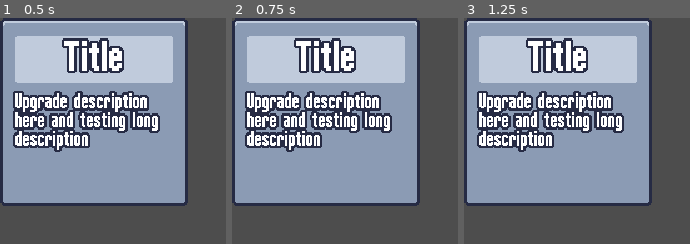
Above: before the commit, frames 1-3 (left to right).
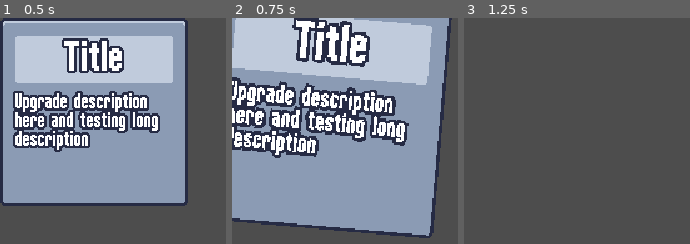
Above: after the commit, the same moments.

Repository: jrenato/dungeon_survival
Game: Godot game, scene res://src/ui/ability_upgrade_card.tscn
Same seed, same stepped clock (60 frames per second), same inputs: the game is played once before the commit and once after it. This scene is started directly instead of the project's main scene.
Inputs (mouse positions are in pixels of both pictures, inside the frame that each line leads up to):
- Up to frame 1 (0.5 s): no input
- Up to frame 2 (0.75 s): tap Enter at 0.5 s; move the mouse to (324, 110) at 0.52 s; press the mouse at (324, 110) at 0.53 s; hold D (move_right) from 0.53 s (still down)
- Up to frame 3 (1.25 s): keep holding D (move_right)

Frame 1 is identical in both runs. In frame 2, 48% of the frame differs, in the area x 0-98%, y 0-98%; in frame 3, 69%, in the area x 0-84%, y 0-84%.

Commit message:
Added animations to ability card

Diff:
--- a/src/ui/ability_upgrade_card.gd
+++ b/src/ui/ability_upgrade_card.gd
@@ -1,15 +1,30 @@
 extends PanelContainer
-
+class_name AbilityUpgradeCard
 
 signal selected(ability_upgrade: AbilityUpgrade)
 
-
+@onready var animation_player: AnimationPlayer = $AnimationPlayer
+@onready var hover_animation_player: AnimationPlayer = $HoverAnimationPlayer
 @onready var name_label: Label = %NameLabel
 @onready var description_label: Label = %DescriptionLabel
+
+var disabled : bool = false
 
 
 func _ready() -> void:
 	gui_input.connect(_on_gui_input)
+	mouse_entered.connect(_on_mouse_entered)
+
+
+func play_enter(delay : float = 0) -> void:
+	modulate = Color.TRANSPARENT
+	await get_tree().create_timer(delay).timeout
+	animation_player.play("enter")
+
+
+func play_discard(delay : float = 0) -> void:
+	await get_tree().create_timer(delay).timeout
+	animation_player.play("discard")
 
 
 func set_ability_upgrade(upgrade: AbilityUpgrade) -> void:
@@ -17,6 +32,27 @@
 	description_label.text = upgrade.description
 
 
+func select_card() -> void:
+	disabled = true
+	animation_player.play("select")
+
+	for other_card in get_tree().get_nodes_in_group("upgrade_cards"):
+		if other_card != self:
+			other_card.play_discard()
+
+	await animation_player.animation_finished
+	selected.emit()
+
+
 func _on_gui_input(event: InputEvent) -> void:
+	if disabled:
+		return
+
 	if event.is_action_pressed("left_click"):
-		selected.emit()
+		select_card()
+
+
+func _on_mouse_entered() -> void:
+	if disabled:
+		return
+	hover_animation_player.play("hover")
--- a/src/ui/ability_upgrade_card.tscn
+++ b/src/ui/ability_upgrade_card.tscn
@@ -1,13 +1,187 @@
-[gd_scene load_steps=2 format=3 uid="uid://ct578uf4s3vlp"]
+[gd_scene load_steps=10 format=3 uid="uid://ct578uf4s3vlp"]
 
 [ext_resource type="Script" path="res://src/ui/ability_upgrade_card.gd" id="1_smwqr"]
 
-[node name="AbilityUpgradeCard" type="PanelContainer"]
+[sub_resource type="Animation" id="Animation_dopo2"]
+length = 0.001
+tracks/0/type = "value"
+tracks/0/imported = false
+tracks/0/enabled = true
+tracks/0/path = NodePath(".:scale")
+tracks/0/interp = 1
+tracks/0/loop_wrap = true
+tracks/0/keys = {
+"times": PackedFloat32Array(0),
+"transitions": PackedFloat32Array(1),
+"update": 0,
+"values": [Vector2(1, 1)]
+}
+tracks/1/type = "value"
+tracks/1/imported = false
+tracks/1/enabled = true
+tracks/1/path = NodePath(".:modulate")
+tracks/1/interp = 1
+tracks/1/loop_wrap = true
+tracks/1/keys = {
+"times": PackedFloat32Array(0),
+"transitions": PackedFloat32Array(1),
+"update": 0,
+"values": [Color(1, 1, 1, 1)]
+}
+tracks/2/type = "value"
+tracks/2/imported = false
+tracks/2/enabled = true
+tracks/2/path = NodePath(".:rotation")
+tracks/2/interp = 1
+tracks/2/loop_wrap = true
+tracks/2/keys = {
+"times": PackedFloat32Array(0),
+"transitions": PackedFloat32Array(1),
+"update": 0,
+"values": [0.0]
+}
+
+[sub_resource type="Animation" id="Animation_ig0si"]
+resource_name = "discard"
+length = 0.1
+step = 0.05
+tracks/0/type = "value"
+tracks/0/imported = false
+tracks/0/enabled = true
+tracks/0/path = NodePath(".:scale")
+tracks/0/interp = 2
+tracks/0/loop_wrap = true
+tracks/0/keys = {
+"times": PackedFloat32Array(0, 0.1),
+"transitions": PackedFloat32Array(1, 1),
+"update": 0,
+"values": [Vector2(1, 1), Vector2(0, 0)]
+}
+
+[sub_resource type="Animation" id="Animation_mmkie"]
+resource_name = "enter"
+length = 0.4
+step = 0.05
+tracks/0/type = "value"
+tracks/0/imported = false
+tracks/0/enabled = true
+tracks/0/path = NodePath(".:scale")
+tracks/0/interp = 2
+tracks/0/loop_wrap = true
+tracks/0/keys = {
+"times": PackedFloat32Array(0, 0.15, 0.4),
+"transitions": PackedFloat32Array(1, 1, 1),
+"update": 0,
+"values": [Vector2(0, 0), Vector2(1.2, 1.2), Vector2(1, 1)]
+}
+tracks/1/type = "value"
+tracks/1/imported = false
+tracks/1/enabled = true
+tracks/1/path = NodePath(".:modulate")
+tracks/1/interp = 1
+tracks/1/loop_wrap = true
+tracks/1/keys = {
+"times": PackedFloat32Array(0),
+"transitions": PackedFloat32Array(1),
+"update": 0,
+"values": [Color(1, 1, 1, 1)]
+}
+
+[sub_resource type="Animation" id="Animation_enobg"]
+resource_name = "select"
+length = 0.4
+step = 0.05
+tracks/0/type = "value"
+tracks/0/imported = false
+tracks/0/enabled = true
+tracks/0/path = NodePath(".:scale")
+tracks/0/interp = 2
+tracks/0/loop_wrap = true
+tracks/0/keys = {
+"times": PackedFloat32Array(0, 0.05, 0.4),
+"transitions": PackedFloat32Array(1, 2.07053, 1),
+"update": 0,
+"values": [Vector2(1, 1), Vector2(1.2, 1.2), Vector2(0, 0)]
+}
+tracks/1/type = "value"
+tracks/1/imported = false
+tracks/1/enabled = true
+tracks/1/path = NodePath(".:rotation")
+tracks/1/interp = 1
+tracks/1/loop_wrap = true
+tracks/1/keys = {
+"times": PackedFloat32Array(0, 0.05, 0.2, 0.4),
+"transitions": PackedFloat32Array(1, 1, 1, 1),
+"update": 0,
+"values": [0.0, -0.0872665, 0.0872665, 0.0]
+}
+
+[sub_resource type="AnimationLibrary" id="AnimationLibrary_kwh3n"]
+_data = {
+"RESET": SubResource("Animation_dopo2"),
+"discard": SubResource("Animation_ig0si"),
+"enter": SubResource("Animation_mmkie"),
+"select": SubResource("Animation_enobg")
+}
+
+[sub_resource type="Animation" id="Animation_w004j"]
+resource_name = "hover"
+length = 0.4
+step = 0.05
+tracks/0/type = "value"
+tracks/0/imported = false
+tracks/0/enabled = true
+tracks/0/path = NodePath(".:rotation")
+tracks/0/interp = 2
+tracks/0/loop_wrap = true
+tracks/0/keys = {
+"times": PackedFloat32Array(0, 0.1, 0.2, 0.4),
+"transitions": PackedFloat32Array(1, 1, 1, 1),
+"update": 0,
+"values": [0.0, -0.0872665, 0.0872665, 0.0]
+}
+
+[sub_resource type="Animation" id="Animation_3ukcc"]
+length = 0.001
+tracks/0/type = "value"
+tracks/0/imported = false
+tracks/0/enabled = true
+tracks/0/path = NodePath(".:rotation")
+tracks/0/interp = 1
+tracks/0/loop_wrap = true
+tracks/0/keys = {
+"times": PackedFloat32Array(0),
+"transitions": PackedFloat32Array(1),
+"update": 0,
+"values": [0.0]
+}
+
+[sub_resource type="AnimationLibrary" id="AnimationLibrary_x32uq"]
+_data = {
+"RESET": SubResource("Animation_3ukcc"),
+"hover": SubResource("Animation_w004j")
+}
+
+[node name="AbilityUpgradeCard" type="PanelContainer" groups=["upgrade_cards"]]
 custom_minimum_size = Vector2(150, 150)
+offset_right = 150.0
+offset_bottom = 150.0
+pivot_offset = Vector2(75, 75)
 script = ExtResource("1_smwqr")
 
+[node name="AnimationPlayer" type="AnimationPlayer" parent="."]
+libraries = {
+"": SubResource("AnimationLibrary_kwh3n")
+}
+
+[node name="HoverAnimationPlayer" type="AnimationPlayer" parent="."]
+libraries = {
+"": SubResource("AnimationLibrary_x32uq")
+}
+
 [node name="MarginContainer" type="MarginContainer" parent="."]
 layout_mode = 2
+mouse_filter = 2
 theme_override_constants/margin_left = 8
 theme_override_constants/margin_top = 8
 theme_override_constants/margin_right = 8
--- a/src/ui/upgrade_screen.gd
+++ b/src/ui/upgrade_screen.gd
@@ -16,11 +16,14 @@
 
 
 func set_ability_upgrades(upgrades: Array[AbilityUpgrade]) -> void:
+	var delay : float = 0
 	for upgrade in upgrades:
-		var card_instance = upgrade_card_scene.instantiate()
+		var card_instance : AbilityUpgradeCard = upgrade_card_scene.instantiate() as AbilityUpgradeCard
 		card_container.add_child(card_instance)
 		card_instance.set_ability_upgrade(upgrade)
+		card_instance.play_enter(delay)
 		card_instance.selected.connect(_on_upgrade_selected.bind(upgrade))
+		delay += 0.2
 
 
 func _on_upgrade_selected(upgrade: AbilityUpgrade) -> void:
--- a/src/ui/upgrade_screen.tscn
+++ b/src/ui/upgrade_screen.tscn
@@ -20,3 +20,4 @@
 layout_mode = 2
 size_flags_horizontal = 4
 size_flags_vertical = 4
+theme_override_constants/separation = 16
